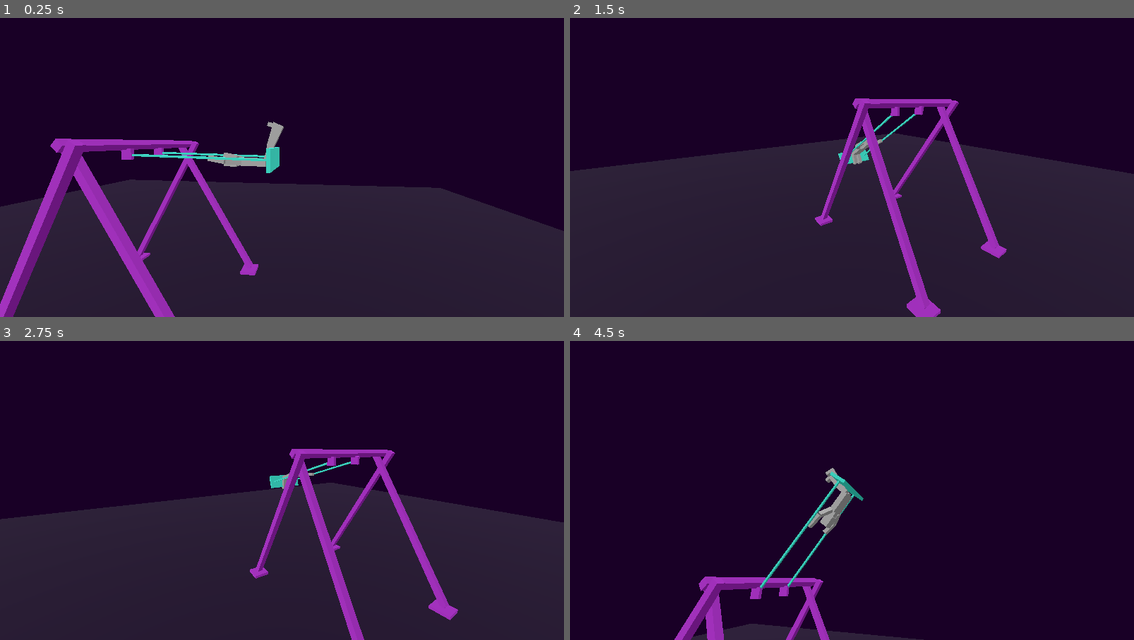
Above: before the commit, frames 1-4 (two rows, left to right).
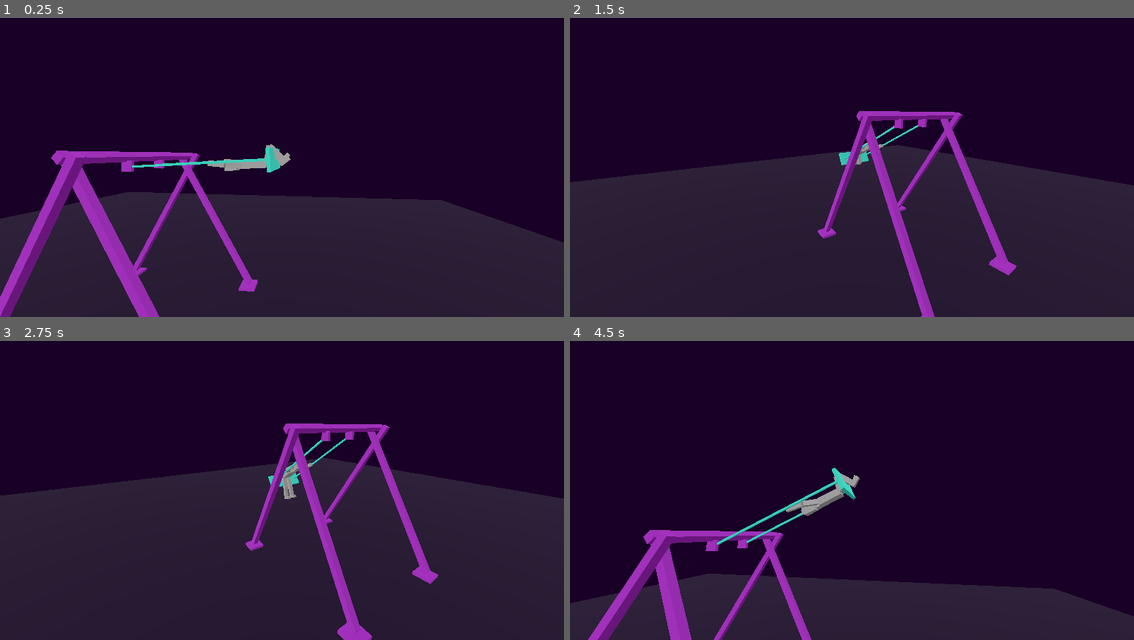
Above: after the commit, the same moments.

Repository: gheja/miniswing
Game: Godot game, scene res://scenes/main_level.tscn
The game is run twice, just before and just after one commit, with the same random seed, the same clock (stepped at 60 frames per second) and the same inputs.
Inputs:
- Up to frame 1 (0.25 s): no input
- Up to frame 2 (1.5 s): tap Enter (action_go) at 0.5, 1.35 s; hold Enter (action_go) 0.53-1.28 s
- Up to frame 3 (2.75 s): hold Enter (action_go) from 2.03 s (still down)
- Up to frame 4 (4.5 s): release Enter (action_go) at 2.78 s; tap Enter (action_go) at 2.85, 4.35 s; hold Enter (action_go) 3.53-4.28 s

The runs differ from the first frame. In frame 1, 10% of the frame differs, in the area x 0-100%, y 34-100%; in frame 2, 7.1%; in frame 3, 11%; in frame 4, 20%, in the area x 0-100%, y 42-100%.

Commit message:
Added current version before a rewrite

Diff:
--- a/src/scenes/main_level.gd
+++ b/src/scenes/main_level.gd
@@ -1,7 +1,8 @@
 extends Node3D
 
 const SLOW_DOWN_AMOUNT_PER_SEC = 0.2
-const HEIGHT_INCREASE_PER_SEC = 100.0
+const SLOW_DOWN_AMOUNT_PER_SWING = 0.3
+const HEIGHT_INCREASE_PER_SEC = 50.0
 const SWING_MULTIPLIER = 1.5
 const MIN_HEIGHT = 0.5
 const MAX_HEIGHT = 160.0
@@ -13,25 +14,50 @@
 
 func _ready() -> void:
 	height = 100.0
+	next_height = height
+	target_height = height
+
+var a = 0.0
+var last_a = 0.0
+
+var next_height = 0.0
+var target_height = 0.0
 
 func _process(delta: float) -> void:
+
 	t += delta
 
-	if Input.get_action_strength("action_go") > 0.5:
-		height += HEIGHT_INCREASE_PER_SEC * delta
+	var a = cos(t * SWING_MULTIPLIER) * height
+	# var a =
 
-	height = height * (1.0 - SLOW_DOWN_AMOUNT_PER_SEC * delta)
+	# if just swung by the middle point
+	if last_a < 0 and a > 0:
+		next_height = clamp(next_height, MIN_HEIGHT, MAX_HEIGHT)
 
-	height = clamp(height, MIN_HEIGHT, MAX_HEIGHT)
+		target_height = next_height
 
-	$LevelObjects/SwingThing.rotation_degrees.x = cos(t * SWING_MULTIPLIER) * height
-	if $LevelObjects/SwingThing.rotation_degrees.x > 0:
+		next_height = next_height * (1.0 - SLOW_DOWN_AMOUNT_PER_SWING)
+
+	# height = height + (target_height)
+	height = lerp(height, target_height, 0.1)
+
+	$LevelObjects/SwingThing.rotation_degrees.x = a
+
+	var change_speed = a - last_a
+
+	if change_speed > 0:
 		$LevelObjects/PlayerCharacter/AnimationPlayer.play("sit_forward")
 	else:
 		$LevelObjects/PlayerCharacter/AnimationPlayer.play("sit_backward")
+
+	if Input.get_action_strength("action_go") > 0.5:
+		next_height += HEIGHT_INCREASE_PER_SEC * delta * sign(change_speed)
+
 	$LevelObjects/PlayerCharacter.global_position = $LevelObjects/SwingThing/PivotStart/Construct/Marker3D.global_position
 	$LevelObjects/PlayerCharacter.rotation_degrees.x = $LevelObjects/SwingThing.rotation_degrees.x
 
 	$Camera3D.look_at($LevelObjects/PlayerCharacter/CameraMarker.global_position)
 
-	print(height)
+	print([ height, change_speed, a ])
+
+	last_a = a
--- a/src/scenes/main_level.tscn
+++ b/src/scenes/main_level.tscn
@@ -36,6 +36,10 @@
 [node name="LegRight" parent="LevelObjects/PlayerCharacter/Visuals/Body" index="5"]
 transform = Transform3D(1, 0, 0, 0, 0.993774, -0.111417, 0, 0.111417, 0.993774, 0.044616, -0.00827968, 0)
 
+[node name="AnimationTree" parent="LevelObjects/PlayerCharacter" index="5"]
+"parameters/Blend2 2/blend_amount" = 0
+"parameters/Blend2 3/blend_amount" = 0
+
 [node name="SwingBase" parent="LevelObjects" instance=ExtResource("3_f0ivg")]
 
 [node name="Ground" parent="LevelObjects" instance=ExtResource("4_ieank")]
